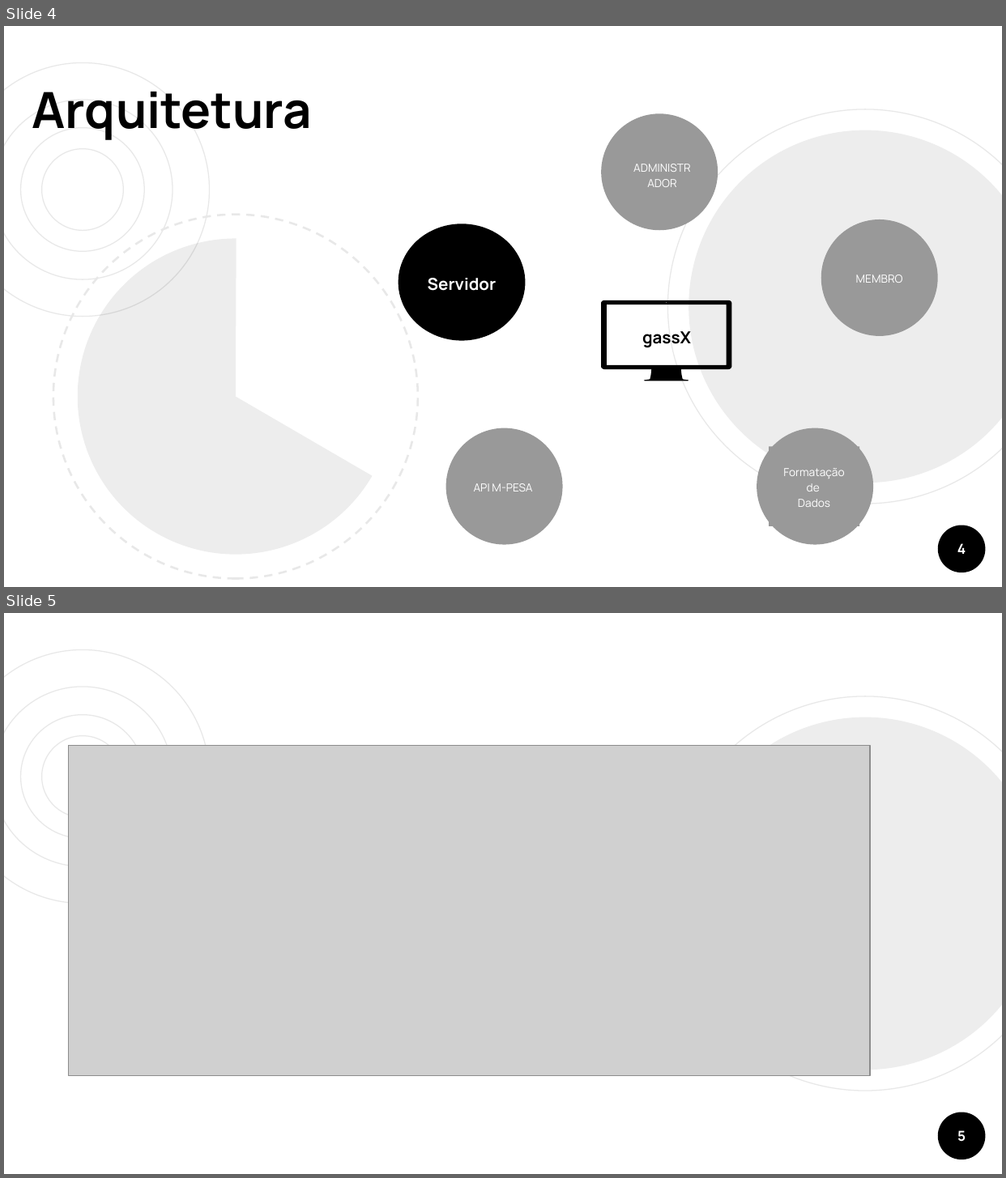
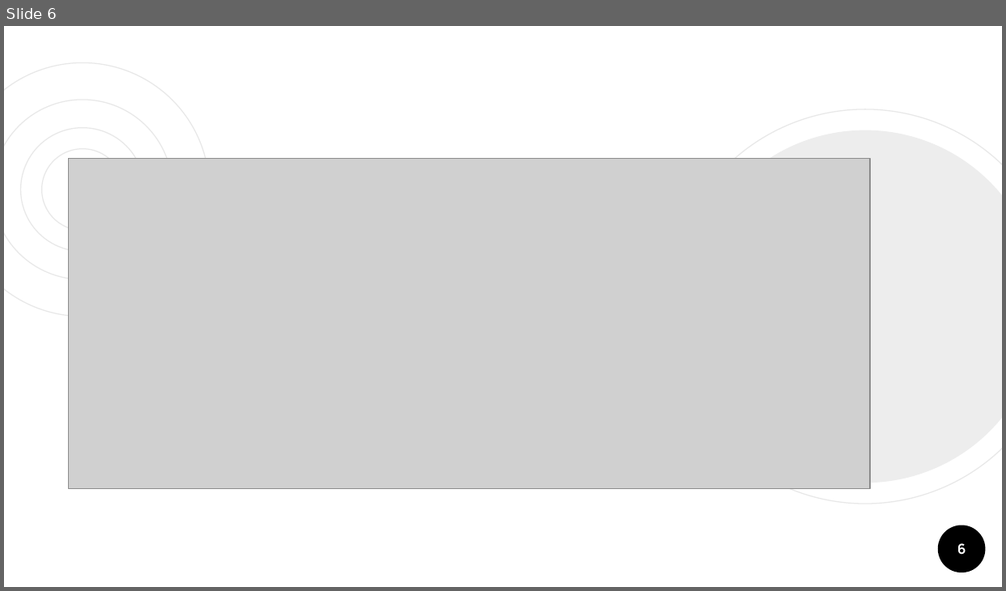
Before and after one commit to 50enta/gassX, a slide deck: Outros/ES - Arquitetura do Software.pptx. Shown one above the other, each under a label of ours: slides 4 and 5 before the commit, slide 6 after it. The pictures are 1006x1178 and 1006x591 pixels, drawn with LibreOffice and Linux fonts; fonts in the diff are those of the drawing; grey boxes stand for pictures. Boxes give left, top, right and bottom in pixels: in the first picture for what was removed or moved away, otherwise in the second. Text is boxed around its words. In the diff, an @@ line names an element or a change of style, - is before the commit and + after.

```diff
--- a/Outros/ES - Arquitetura do Software.pptx
+++ b/Outros/ES - Arquitetura do Software.pptx
@@ slide 4 removed at [4,26,1002,587], background #FFFFFF; not listed: 7 template elements that a slide beside it also shows @@
@@ title removed at [32,92,312,140] @@
-Arquitetura
@@ ellipse removed at [601,113,718,231] @@
@@ text removed at [620,134,704,214] @@
-ADMINISTRADOR
@@ ellipse removed at [53,215,417,579] @@
@@ ellipse removed at [821,220,938,336] @@
@@ pie slice (boxed as its full ellipse) removed at [78,238,394,555] @@
@@ ellipse removed at [398,224,525,340] @@
@@ text removed at [428,278,496,291] @@
-Servidor
@@ text removed at [856,275,903,283] @@
-MEMBRO
@@ freeform shape removed at [601,301,731,382] @@
@@ text removed at [642,331,691,348] @@
-gassX
@@ ellipse removed at [446,428,563,545] @@
@@ ellipse removed at [756,428,873,545] @@
@@ text removed at [474,484,532,492] @@
-API M-PESA
@@ text removed at [783,468,844,507] @@
-Formatação de
-Dados
@@ page number removed at [957,544,965,554] @@
-4
@@ what was slide 5 is now slide 6 @@
```
Also in this commit, not shown: 1 slide changed, 2 slides added, 1 other slide removed, 4 other files.
